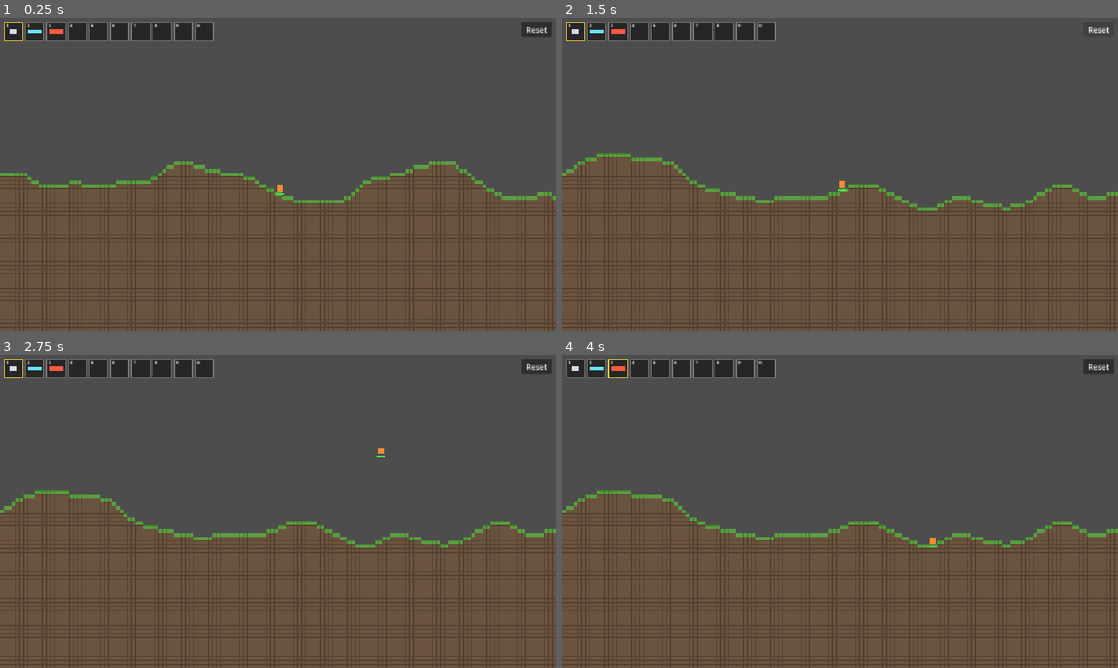
Above: before the commit, frames 1-4 (two rows, left to right).
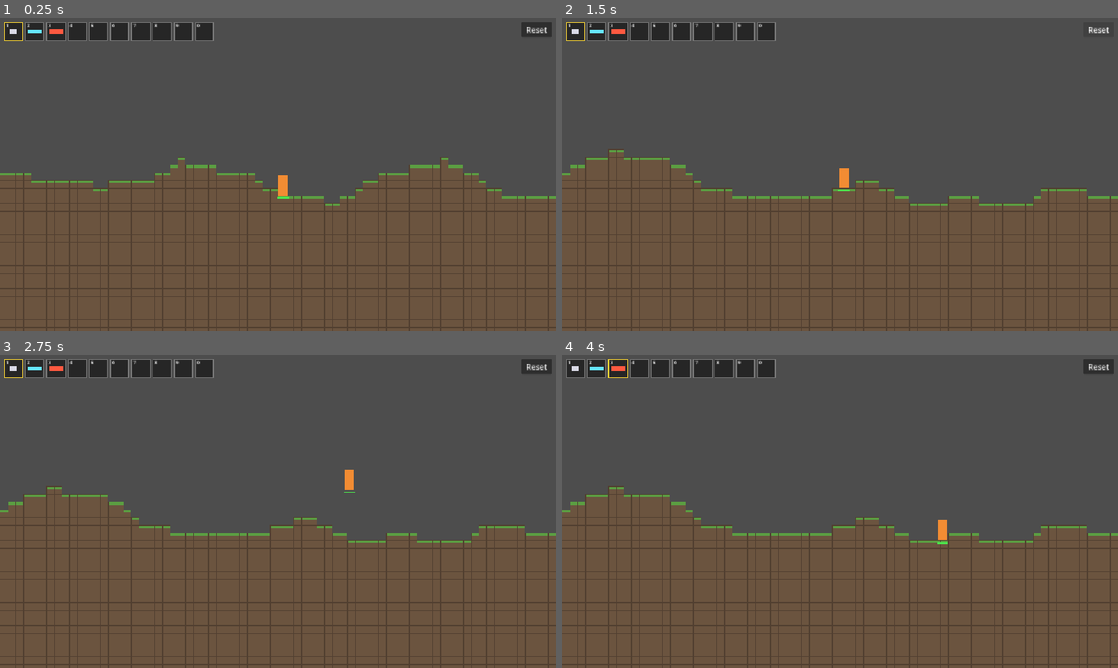
Above: after the commit, the same moments.

Repository: meyer1994/trr
Game: Godot game, scene res://scenes/main.tscn
The game is run twice, just before and just after one commit, with the same random seed, the same clock (stepped at 60 frames per second) and the same inputs.
Inputs (mouse positions are in pixels of both pictures, inside the frame that each line leads up to):
- Up to frame 1 (0.25 s): no input
- Up to frame 2 (1.5 s): tap Enter at 0.5 s; move the mouse to (962, 158) at 0.52 s; press the mouse at (962, 158) at 0.53 s; hold Right (move_right) 0.53-1.25 s; tap Space (jump) at 0.77 s; release the mouse at (962, 158) at 1.25 s; click "Reset" at 1.25 s
- Up to frame 3 (2.75 s): tap Space (jump) at 2, 2.27 s; move the mouse to (166, 527) at 2.02 s; hold Right (move_right) from 2.03 s (still down); tap 1 at 2.1 s
- Up to frame 4 (4 s): move the mouse to (895, 442) at 2.77 s; release Right (move_right) at 2.78 s; hold Left (move_left) 2.78-3.53 s; tap 2 at 2.85 s; tap Enter at 3.5 s; move the mouse to (812, 574) at 3.52 s; hold Right (move_right) from 3.53 s (still down); tap 3 at 3.6 s; tap Space (jump) at 3.77 s

The runs differ from the first frame. In frame 1, 6.9% of the frame differs, in the area x 0-100%, y 44-100%; in frame 2, 6.7%; in frame 3, 6.7%; in frame 4, 6.7%.

Commit message:
Switch to Terraria scale: 16px blocks and a 20x42 player
Co-authored-by: Cursor <cursoragent@cursor.com>

Diff:
--- a/scenes/main.tscn
+++ b/scenes/main.tscn
@@ -12,7 +12,7 @@
 [ext_resource type="Script" path="res://scripts/world.gd" id="10_world"]
 
 [sub_resource type="RectangleShape2D" id="RectangleShape2D_player"]
-size = Vector2(13.6, 13.6)
+size = Vector2(20, 42)
 
 [node name="Main" type="Node2D"]
 script = ExtResource("10_world")
@@ -31,17 +31,17 @@
 shape = SubResource("RectangleShape2D_player")
 
 [node name="ColorRect" type="ColorRect" parent="Player"]
-offset_left = -6.8
-offset_top = -6.8
-offset_right = 6.8
-offset_bottom = 6.8
+offset_left = -10.0
+offset_top = -21.0
+offset_right = 10.0
+offset_bottom = 21.0
 color = Color(0.95, 0.55, 0.2, 1)
 
 [node name="Health" type="Node" parent="Player"]
 script = ExtResource("8_health")
 
 [node name="HealthBar" type="Node2D" parent="Player" node_paths=PackedStringArray("health")]
-position = Vector2(0, 11)
+position = Vector2(0, 26)
 script = ExtResource("9_health_bar")
 health = NodePath("../Health")
 
--- a/scripts/health_bar.gd
+++ b/scripts/health_bar.gd
@@ -1,6 +1,6 @@
 extends Node2D
 
-const SIZE := Vector2(16, 3)
+const SIZE := Vector2(24, 3)
 const BACKGROUND_COLOR := Color(0, 0, 0, 0.6)
 const FILL_COLOR := Color(0.3, 0.9, 0.3)
 
--- a/scripts/items/launcher.gd
+++ b/scripts/items/launcher.gd
@@ -8,5 +8,5 @@
 	projectile_size = Vector2(10, 10)
 	projectile_speed = 550.0
 	projectile_gravity = 600.0
-	blast_radius = 32.0
+	blast_radius = 48.0
 	icon_size = Vector2(28, 12)
--- a/scripts/items/pistol.gd
+++ b/scripts/items/pistol.gd
@@ -7,5 +7,5 @@
 	fire_interval = 0.25
 	projectile_size = Vector2(10, 5)
 	projectile_speed = 750.0
-	blast_radius = 10.0
+	blast_radius = 20.0
 	icon_size = Vector2(16, 10)
--- a/scripts/items/rifle.gd
+++ b/scripts/items/rifle.gd
@@ -7,5 +7,5 @@
 	fire_interval = 0.08
 	projectile_size = Vector2(10, 3)
 	projectile_speed = 1100.0
-	blast_radius = 6.0
+	blast_radius = 0.0
 	icon_size = Vector2(30, 6)
--- a/scripts/map.gd
+++ b/scripts/map.gd
@@ -1,18 +1,18 @@
 class_name Map
 extends TileMapLayer
 
-const CELL_SIZE := 8
+const CELL_SIZE := 16
 const SOURCE_ID := 0
 const DIRT_TILE := Vector2i(0, 0)
 const GRASS_TILE := Vector2i(1, 0)
-const MAP_SIZE_CELLS := Vector2i(144, 81)
-const SURFACE_BASE_ROW := 40
-const SURFACE_AMPLITUDE_ROWS := 14.0
-const SURFACE_FREQUENCY := 0.015
+const MAP_SIZE_CELLS := Vector2i(72, 41)
+const SURFACE_BASE_ROW := 20
+const SURFACE_AMPLITUDE_ROWS := 7.0
+const SURFACE_FREQUENCY := 0.03
 const DIRT_FILL_COLOR := Color(0.42, 0.33, 0.25)
 const DIRT_EDGE_COLOR := Color(0.32, 0.25, 0.19)
 const GRASS_FILL_COLOR := Color(0.36, 0.62, 0.26)
-const GRASS_EDGE_COLOR := Color(0.26, 0.48, 0.18)
+const GRASS_DEPTH := 5
 
 
 func _ready() -> void:
@@ -43,6 +43,7 @@
 
 func destroy_area(world_point: Vector2, radius: float) -> void:
 	var center := local_to_map(to_local(world_point))
+	erase_cell(center)
 	var reach := ceili(radius / CELL_SIZE)
 	for x in range(center.x - reach, center.x + reach + 1):
 		for y in range(center.y - reach, center.y + reach + 1):
@@ -53,8 +54,10 @@
 
 func _build_tile_set() -> TileSet:
 	var image := Image.create_empty(CELL_SIZE * 2, CELL_SIZE, false, Image.FORMAT_RGBA8)
-	_paint_tile(image, DIRT_TILE, DIRT_FILL_COLOR, DIRT_EDGE_COLOR)
-	_paint_tile(image, GRASS_TILE, GRASS_FILL_COLOR, GRASS_EDGE_COLOR)
+	_paint_tile(image, DIRT_TILE)
+	_paint_tile(image, GRASS_TILE)
+	var grass_origin := GRASS_TILE * CELL_SIZE + Vector2i.ONE
+	image.fill_rect(Rect2i(grass_origin, Vector2i(CELL_SIZE - 1, GRASS_DEPTH)), GRASS_FILL_COLOR)
 
 	var source := TileSetAtlasSource.new()
 	source.texture = ImageTexture.create_from_image(image)
@@ -78,7 +81,7 @@
 	return tiles
 
 
-func _paint_tile(image: Image, tile: Vector2i, fill: Color, edge: Color) -> void:
+func _paint_tile(image: Image, tile: Vector2i) -> void:
 	var origin := tile * CELL_SIZE
-	image.fill_rect(Rect2i(origin, Vector2i(CELL_SIZE, CELL_SIZE)), edge)
-	image.fill_rect(Rect2i(origin + Vector2i.ONE, Vector2i(CELL_SIZE - 1, CELL_SIZE - 1)), fill)
+	image.fill_rect(Rect2i(origin, Vector2i(CELL_SIZE, CELL_SIZE)), DIRT_EDGE_COLOR)
+	image.fill_rect(Rect2i(origin + Vector2i.ONE, Vector2i(CELL_SIZE - 1, CELL_SIZE - 1)), DIRT_FILL_COLOR)
--- a/scripts/player.gd
+++ b/scripts/player.gd
@@ -1,11 +1,11 @@
 class_name Player
 extends CharacterBody2D
 
-const SPEED := 300.0
-const JUMP_VELOCITY := -550.0
+const SPEED := 200.0
+const JUMP_VELOCITY := -450.0
 const FALL_LIMIT_Y := 1000.0
 const PROJECTILE_SCENE := preload("res://scenes/projectile.tscn")
-const PROJECTILE_SPAWN_OFFSET := 12.0
+const PROJECTILE_SPAWN_OFFSET := 16.0
 
 @export var hotbar: Hotbar
 
--- a/scripts/projectile.gd
+++ b/scripts/projectile.gd
@@ -33,5 +33,5 @@
 		return
 
 	if hit.collider.has_method("destroy_area"):
-		hit.collider.destroy_area(hit.position, weapon.blast_radius)
+		hit.collider.destroy_area(hit.position - hit.normal, weapon.blast_radius)
 	queue_free()
--- a/scripts/world.gd
+++ b/scripts/world.gd
@@ -1,6 +1,6 @@
 extends Node2D
 
-const SPAWN_HEIGHT := 16.0
+const SPAWN_HEIGHT := 32.0
 
 @onready var map: Map = $Map
 @onready var player: Player = $Player
